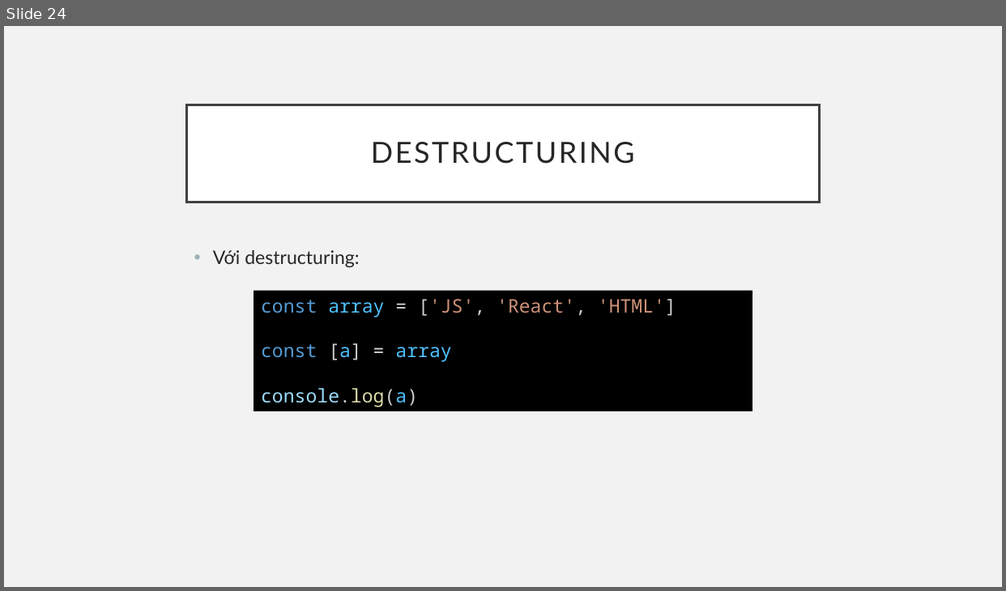
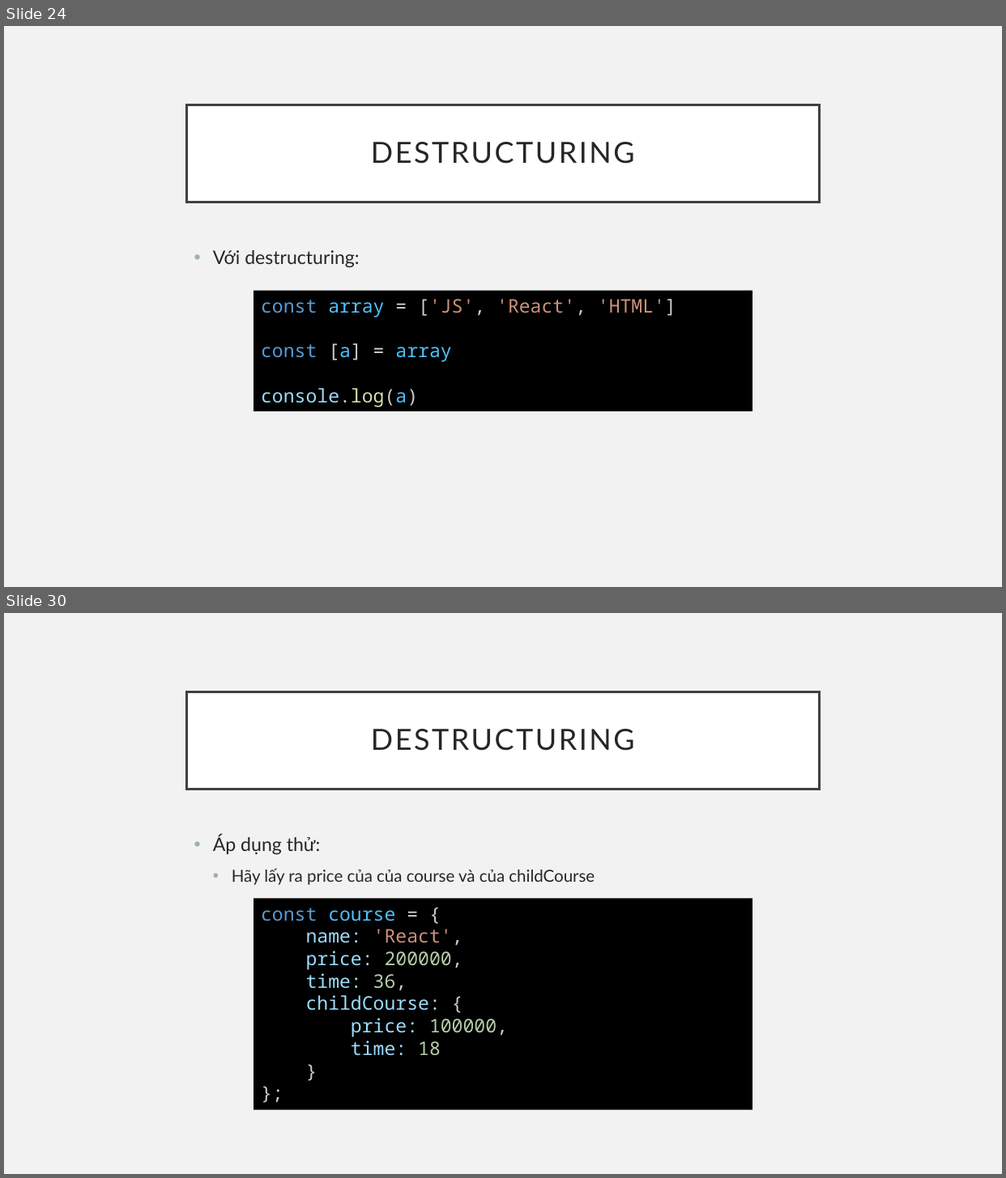
Before and after one commit to sobbingwind/React, a slide deck: ES6_2.pptx. Shown one above the other, each under a label of ours: slide 24 before the commit, slides 24 and 30 after it; the slides between them are not shown. The pictures are 1006x591 and 1006x1178 pixels, drawn with LibreOffice and Linux fonts; fonts in the diff are those of the drawing. Boxes give left, top, right and bottom in pixels: in the first picture for what was removed or moved away, otherwise in the second. Text is boxed around its words. In the diff, an @@ line names an element or a change of style, - is before the commit and + after.

```diff
--- a/ES6_2.pptx
+++ b/ES6_2.pptx
@@ slide 30 added at bbox=[4, 613, 1002, 1174], background #F2F2F2 @@
@@ title added at bbox=[187, 692, 819, 789], fill #FFFFFF, outline #404040 2.5 pt, 28 pt, text #262626 @@
+DESTRUCTURING
@@ text added at bbox=[213, 834, 594, 885], 16 pt, text #262626 @@
+• Áp dụng thử:
+  • Hãy lấy ra price của của course và của childCourse
@@ rectangle added at bbox=[253, 898, 752, 1110], fill #000000, 18 pt, text #9CDCFE @@
+const course = {
+name: 'React',
+price: 200000,
+time: 36,
+childCourse: {
+price: 100000,
+time: 18
+}
+};
```
Also in this commit, not shown: 47 other slides added.
